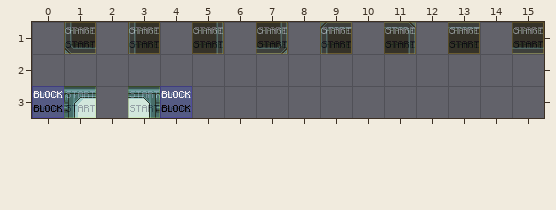
Two states of a Tiled map, rules/autocollision.tmx. The first picture shows the starting point.
Cells are 32x32 px. Shown: x 0..15, y 1..3. Tiles whose own drawing changed are shown in their newer look in all pictures.
New version:
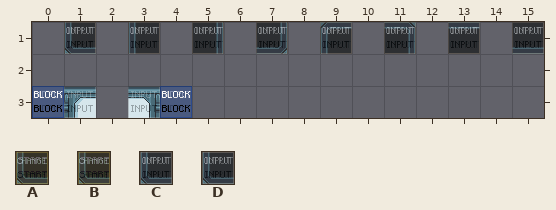
Key: from "mapUtilities": A 1, B 6, C 9, D 11.
_ is an empty cell.
See-through tiles are keyed as they look on the map.
Edits made:
{"where": "layer \"regions_output\""}
{"y":1,"x":1,"old":"B","new":"D"}
{"y":1,"x":3,"old":"B","new":"D"}
{"y":1,"x":5,"old":"B","new":"D"}
{"y":1,"x":7,"old":"B","new":"D"}
{"y":1,"x":9,"old":"B","new":"D"}
{"y":1,"x":11,"old":"B","new":"D"}
{"y":1,"x":13,"old":"B","new":"D"}
{"y":1,"x":15,"old":"B","new":"D"}
{"y":3,"x":0,"old":"B","new":"D"}
{"y":3,"x":4,"old":"B","new":"D"}
{"where": "layer \"regions_input\""}
{"y":1,"x":1,"old":"A","new":"C"}
{"y":1,"x":3,"old":"A","new":"C"}
{"y":1,"x":5,"old":"A","new":"C"}
{"y":1,"x":7,"old":"A","new":"C"}
{"y":1,"x":9,"old":"A","new":"C"}
{"y":1,"x":11,"old":"A","new":"C"}
{"y":1,"x":13,"old":"A","new":"C"}
{"y":1,"x":15,"old":"A","new":"C"}
{"y":3,"x":1,"old":"A","new":"C"}
{"y":3,"x":3,"old":"A","new":"C"}
